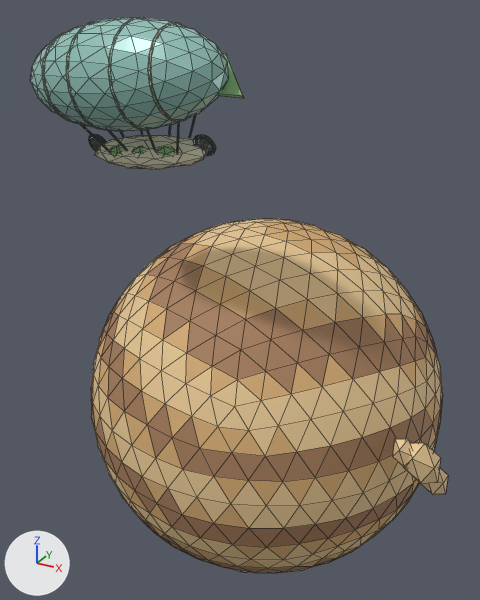
An edit to the glTF model apps/web/public/assets/blender/v1/s5/Venus.glb, drawn before and after from the same camera.
The view is the same before and after, from a camera (50 mm lens) standing at (1.23, -2.48, 1.69) and looking at (-0.08, -0.09, 0.49). The axes (+X, +Y, +Z) are drawn at lower left. The lights are the same throughout. The picture after the commit comes second. Mesh edges are drawn as thin lines. Where no turn or scale is listed for an object, it has been applied to the vertices. Vertices at exactly the same position are counted once.

Before the edit, the objects in view are built like this:
```python
ob_s5_venus___modeled_surfaces = bpy.data.objects.new('S5_Venus • modeled surfaces', me_s5_venus_faceted_planetary_body_mesh_001)
ob_s5_venus___modeled_surfaces.location = (0.0, 0.0, 0.0)
```
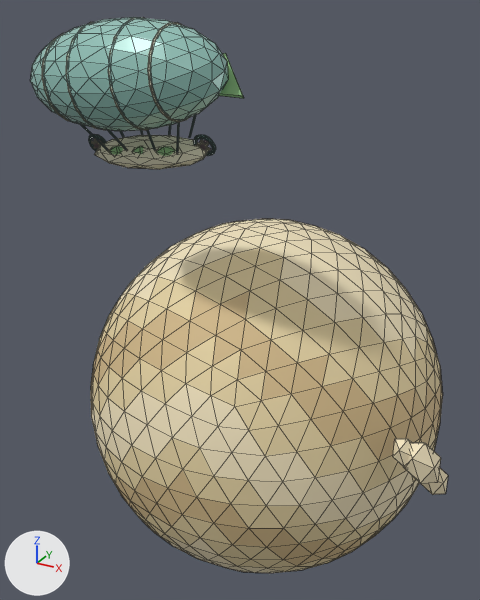
The edits, one by one:
Material 'Janus_S5_Venus_terrain' (mat_janus_s5_venus_terrain) changes colour from beige #d6ad75 to beige #e4d2a4; in linear values from (0.672, 0.418, 0.178) to (0.776, 0.644, 0.371).
Material 'Janus_S5_Venus_terrain_dark' (mat_janus_s5_venus_terrain_dark) changes colour from brown #a67e5c to beige #d2b98a; in linear values from (0.381, 0.209, 0.107) to (0.644, 0.485, 0.254).
Material 'Janus_S5_Venus_terrain_light' (mat_janus_s5_venus_terrain_light) changes colour from beige #e6c794 to beige #f1e3bf; in linear values from (0.791, 0.571, 0.296) to (0.88, 0.768, 0.521).
me_s5_venus_faceted_planetary_body_mesh_001 has 1809 vertices, 3510 faces and spans x -0.82..0.95, y -0.92..0.82, z -0.82..1.66.
me_s5_venus_faceted_planetary_body_mesh_001 is used by ob_s5_venus___modeled_surfaces.
me_s5_venus_faceted_planetary_body_mesh_001 part 1: 72 faces spanning x -0.82..0.81, y -0.82..0.79, z -0.82..0.7 switch from mat_janus_s5_venus_terrain (beige #d6ad75) to mat_janus_s5_venus_terrain_dark (beige #d2b98a).
me_s5_venus_faceted_planetary_body_mesh_001 part 2: 138 faces spanning x -0.79..0.81, y -0.81..0.82, z -0.8..0.82 switch from mat_janus_s5_venus_terrain (beige #d6ad75) to mat_janus_s5_venus_terrain_light (beige #f1e3bf).
me_s5_venus_faceted_planetary_body_mesh_001 part 3: 161 faces spanning x -0.69..0.74, y -0.81..0.81, z -0.82..0.73 switch from mat_janus_s5_venus_terrain_dark (brown #a67e5c) to mat_janus_s5_venus_terrain (beige #e4d2a4).
me_s5_venus_faceted_planetary_body_mesh_001 part 4: 148 faces spanning x -0.79..0.81, y -0.81..0.82, z -0.8..0.75 switch from mat_janus_s5_venus_terrain_dark (brown #a67e5c) to mat_janus_s5_venus_terrain_light (beige #f1e3bf).
me_s5_venus_faceted_planetary_body_mesh_001 part 5: 215 faces spanning x -0.82..0.82, y -0.82..0.81, z -0.81..0.79 switch from mat_janus_s5_venus_terrain_light (beige #e6c794) to mat_janus_s5_venus_terrain (beige #e4d2a4).
me_s5_venus_faceted_planetary_body_mesh_001 part 6: 101 faces spanning x -0.82..0.81, y -0.82..0.79, z -0.6..0.52 switch from mat_janus_s5_venus_terrain_light (beige #e6c794) to mat_janus_s5_venus_terrain_dark (beige #d2b98a).

What differs and where, as boxes (x1, y1, x2, y2) in the pictures (480 x 600 px):
'S5_Venus • modeled surfaces', recoloured, surface changed (brown to beige)
    both: (91, 219, 448, 573)
part 1 of me_s5_venus_faceted_planetary_body_mesh_001, recoloured
    both: (98, 291, 442, 559)
part 2 of me_s5_venus_faceted_planetary_body_mesh_001, recoloured
    both: (92, 219, 426, 573)
part 3 of me_s5_venus_faceted_planetary_body_mesh_001, recoloured
    both: (91, 266, 435, 572)
part 4 of me_s5_venus_faceted_planetary_body_mesh_001, recoloured
    both: (91, 233, 427, 573)
part 5 of me_s5_venus_faceted_planetary_body_mesh_001, recoloured
    both: (93, 248, 440, 568)
part 6 of me_s5_venus_faceted_planetary_body_mesh_001, recoloured
    both: (91, 321, 440, 566)
